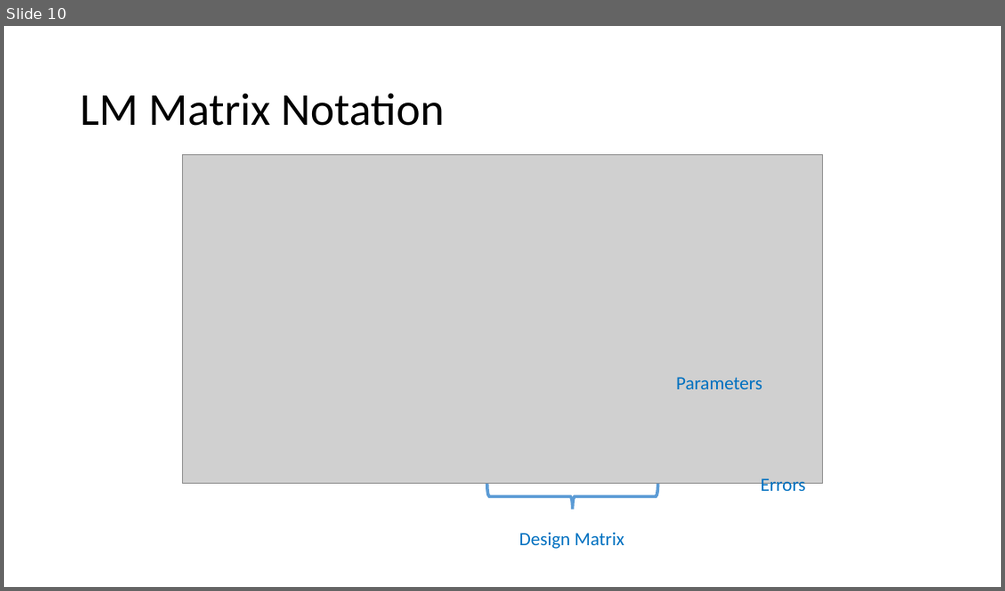
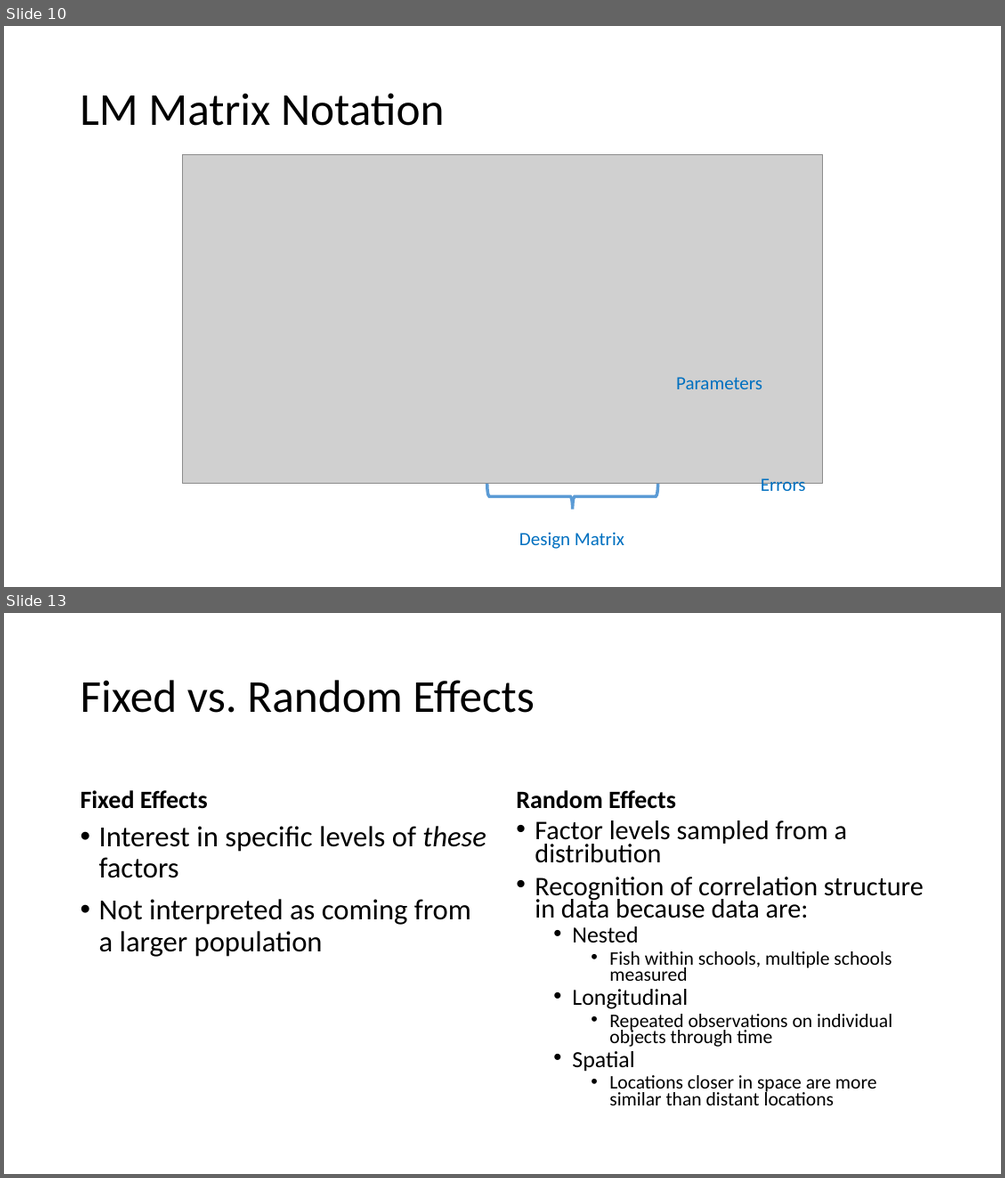
Before and after one commit to ELaBrecque-MMC/RegressionModelOverview, a slide deck: Notes/RegressionModelOverview.pptx. Shown one above the other, each under a label of ours: slide 10 before the commit, slides 10 and 13 after it; the slides between them are not shown. The pictures are 1005x591 and 1005x1178 pixels, drawn with LibreOffice and Linux fonts; fonts in the diff are those of the drawing; grey boxes stand for pictures. Boxes give left, top, right and bottom in pixels: in the first picture for what was removed or moved away, otherwise in the second. Text is boxed around its words. In the diff, an @@ line names an element or a change of style, - is before the commit and + after.

Commit message:
Adding Figures folder. Finished text for LMM. Moved all mixed model stuff to the end. Began intro slide for GLM.

```diff
--- a/Notes/RegressionModelOverview.pptx
+++ b/Notes/RegressionModelOverview.pptx
@@ slide 13 added at box(4, 613, 1001, 1174), background #FFFFFF @@
@@ title added at box(81, 680, 534, 713), 44 pt, text #000000 @@
+Fixed vs. Random Effects
@@ text added at box(81, 790, 208, 809), 24 pt, text #000000, bold @@
+Fixed Effects
@@ text added at box(516, 790, 676, 809), 24 pt, text #000000, bold @@
+Random Effects
@@ text added at box(99, 826, 486, 957), 28 pt, text #000000 @@
+• Interest in specific levels of these factors
+• Not interpreted as coming from a larger population
@@ text added at box(534, 820, 923, 1105), 18.5 pt, text #000000 @@
+• Factor levels sampled from a distribution
+• Recognition of correlation structure in data because data are:
+  • Nested
+    • Fish within schools, multiple schools measured
+  • Longitudinal
+    • Repeated observations on individual objects through time
+  • Spatial
+    • Locations closer in space are more similar than distant locations
```
Also in this commit, not shown: 4 slides changed, 4 other slides added, 1 other file.
